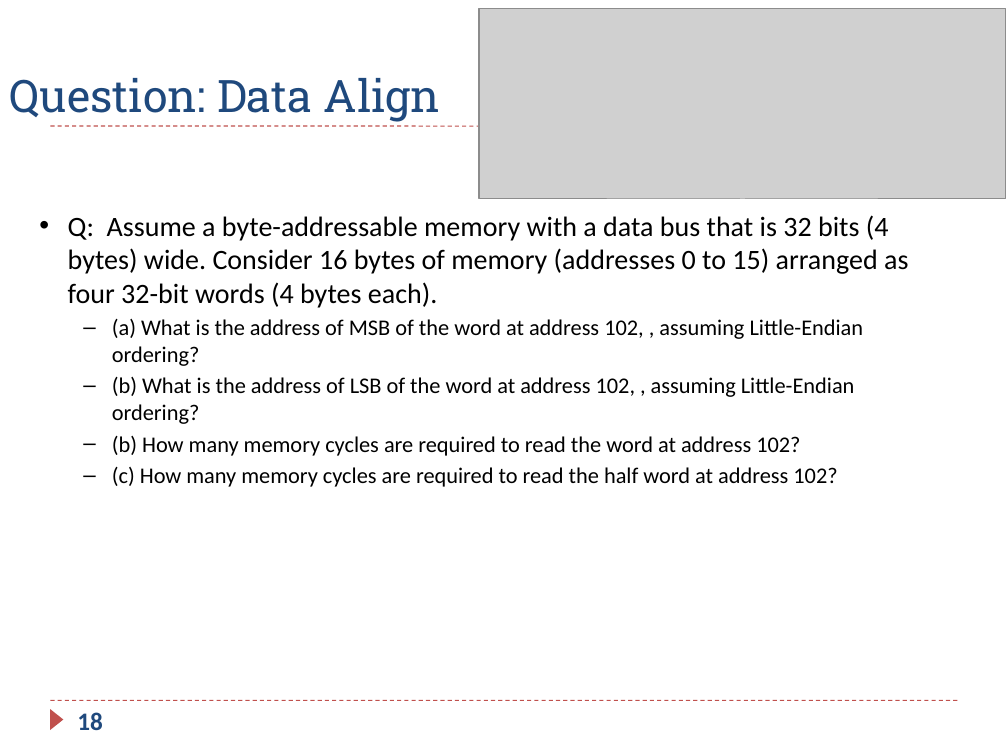
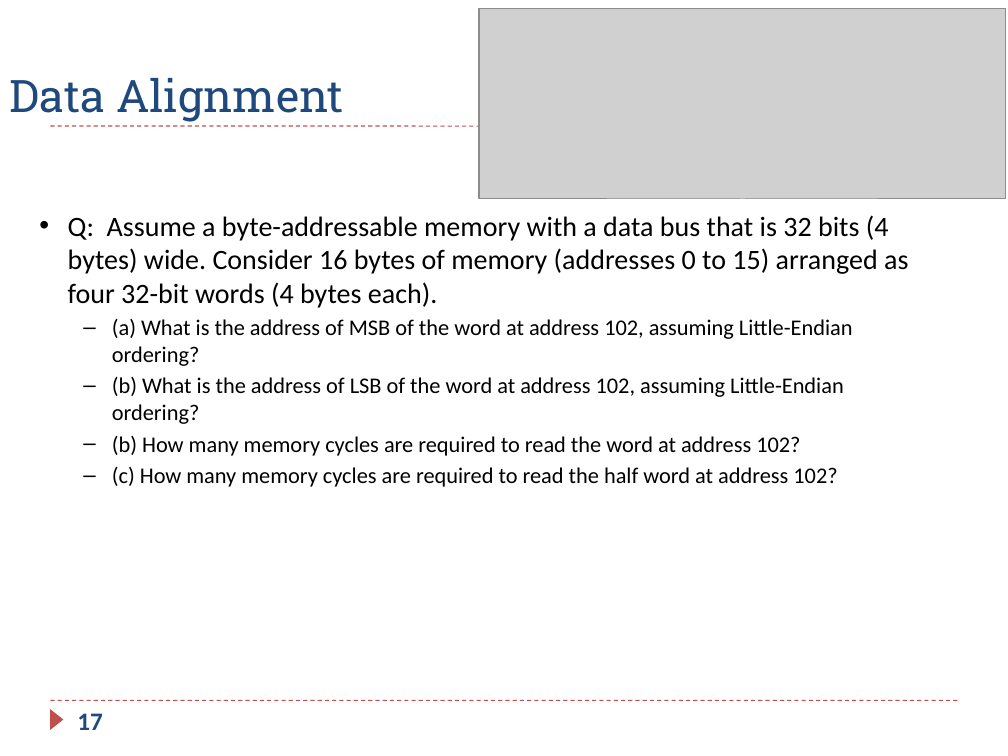
Before and after one commit to guhofstra/CSC111Fa25, a slide deck: slide 17 of PPTs/Ch5_ARM_Load_Store_Exercises_ANS.pptx (slide 18 before the commit). Drawn at 1008x756 pixels with LibreOffice and Linux fonts; fonts in the diff are those of the drawing; grey boxes stand for pictures. Boxes give left, top, right and bottom in pixels: in the first picture for what was removed or moved away, otherwise in the second. Text is boxed around its words. In the diff, an @@ line names an element or a change of style, - is before the commit and + after.

```diff
--- a/PPTs/Ch5_ARM_Load_Store_Exercises_ANS.pptx
+++ b/PPTs/Ch5_ARM_Load_Store_Exercises_ANS.pptx
@@ title at (10,78,344,122): text changed @@
-Question: Data Align
+Data Alignment
@@ text at (112,319,853,424): text changed @@
-  – (a) What is the address of MSB of the word at address 102, , assuming Little-Endian ordering?
-  – (b) What is the address of LSB of the word at address 102, , assuming Little-Endian ordering?
+  – (a) What is the address of MSB of the word at address 102, assuming Little-Endian ordering?
+  – (b) What is the address of LSB of the word at address 102, assuming Little-Endian ordering?
@@ page number at (77,713,103,730): text changed @@
-18
+17
```
Also in this commit, not shown: 22 other slides changed, 3 slides added, 1 slide removed, 3 other files.
